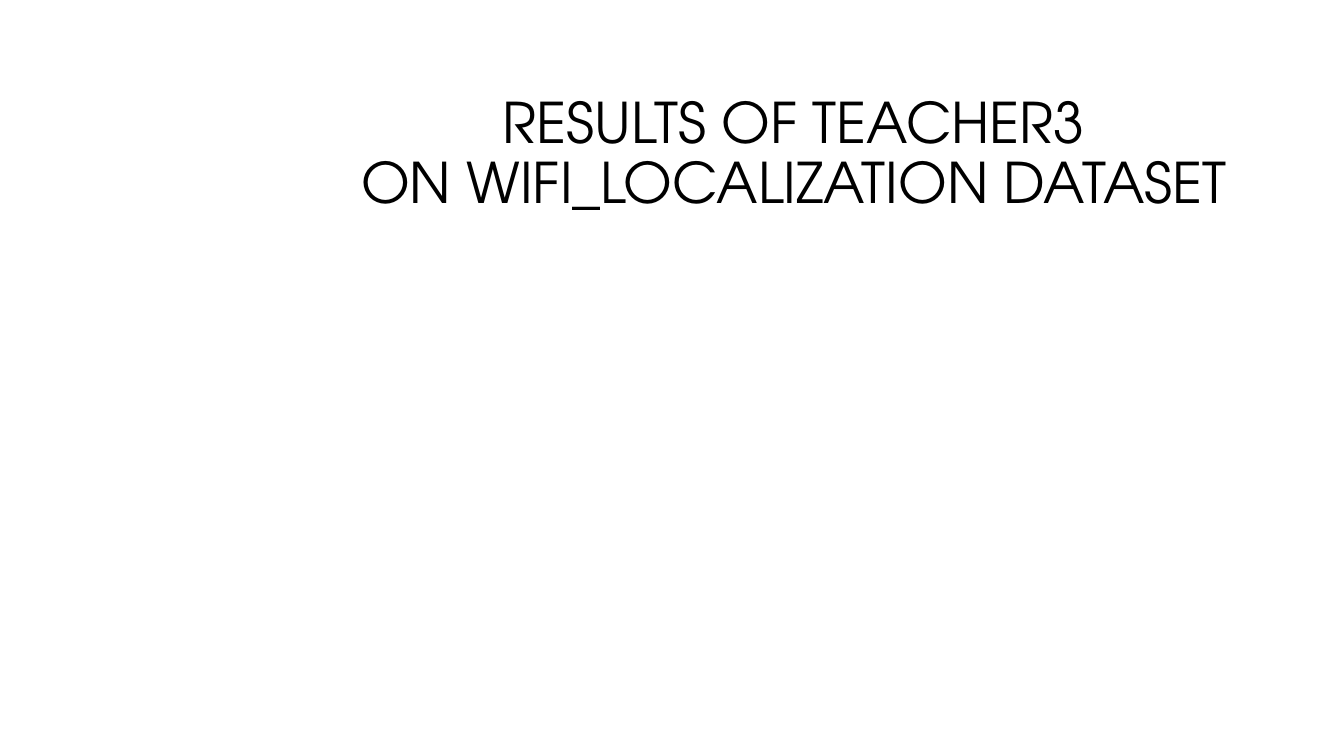
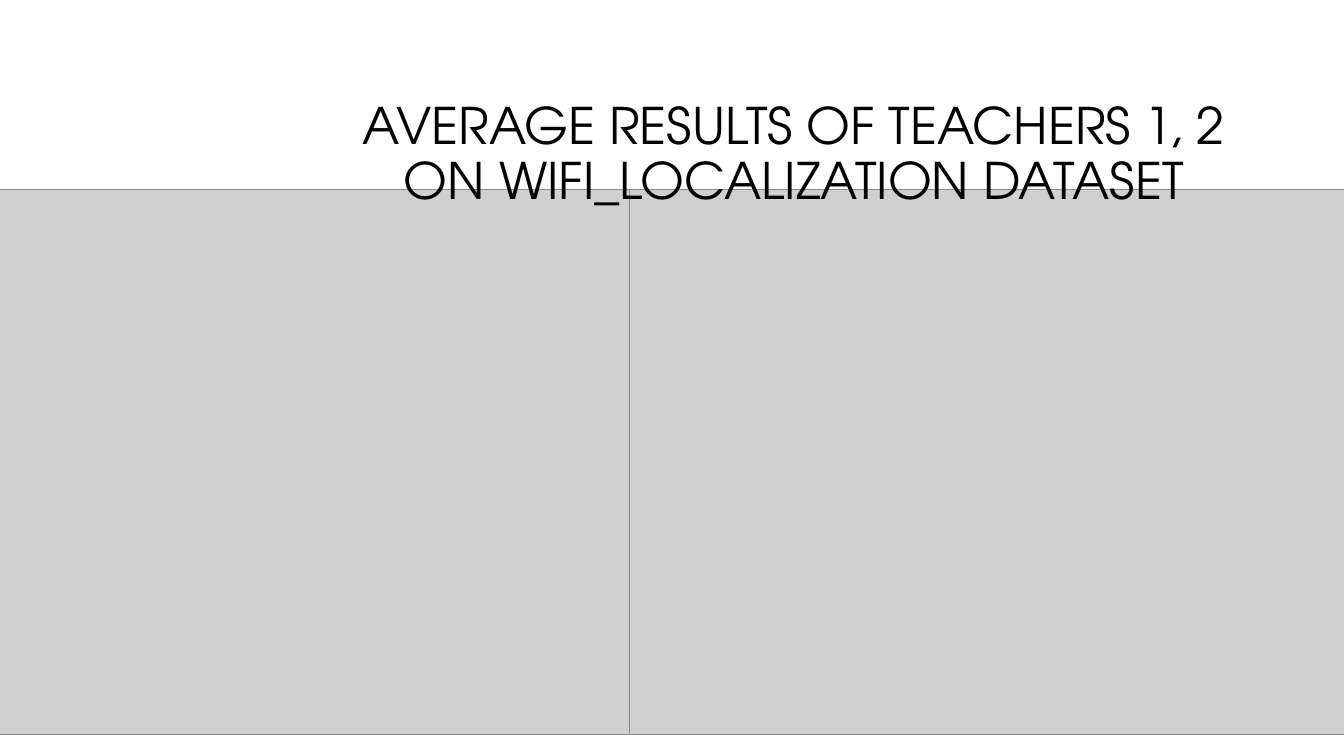
Before and after one commit to nivyosef12/Data-Analysis-Learning-with-Explanations, a slide deck: slide 11 of data_analysis_presentation_206100968_311128847.pptx (slide 12 before the commit). Drawn at 1344x756 pixels with LibreOffice and Linux fonts; fonts in the diff are those of the drawing; grey boxes stand for pictures; background and template pictures are left out. Boxes give left, top, right and bottom in pixels: in the first picture for what was removed or moved away, otherwise in the second. Text is boxed around its words. In the diff, an @@ line names an element or a change of style, - is before the commit and + after.

```diff
--- a/data_analysis_presentation_206100968_311128847.pptx
+++ b/data_analysis_presentation_206100968_311128847.pptx
@@ title at (363, 106, 1225, 223): text changed; size 40 to 36 pt @@
-RESULTS OF TEACHER3
-ON WIFI_LOCALIZATION DATASET
+AVERAGE RESULTS OF TEACHERS 1, 2
+ON WIFI_LOCALIZATION DATASET
@@ picture added at (0, 190, 712, 735) @@
@@ picture added at (629, 190, 1344, 735) @@
```
Also in this commit, not shown: 5 other slides changed, 2 slides added, 3 slides removed, 1 other file.
